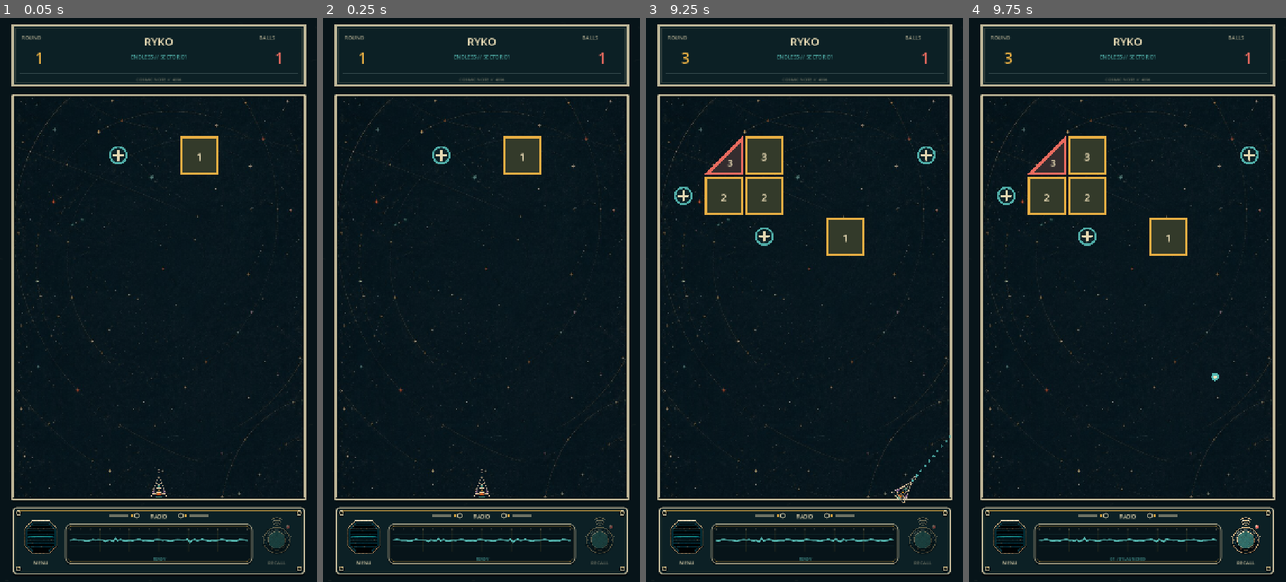
Above: before the commit, frames 1-4 (left to right).
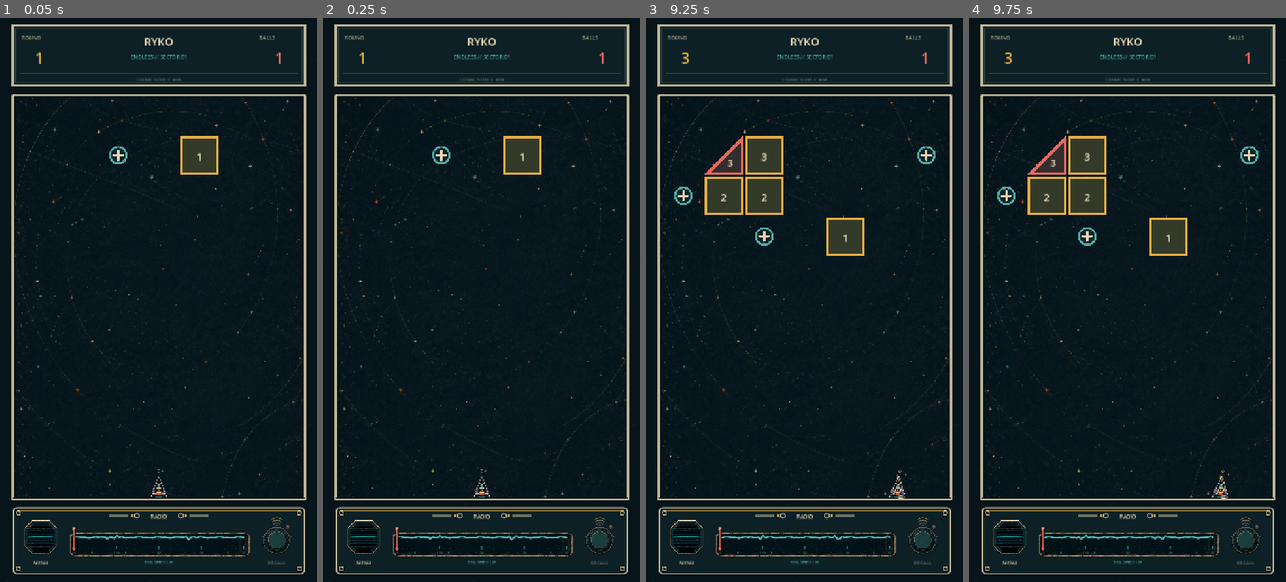
Above: after the commit, the same moments.

Repository: dfagaras/ryko-game
Game: Godot game, scene res://scenes/main.tscn
The game is run twice, just before and just after one commit, with the same random seed, the same clock (stepped at 60 frames per second) and the same inputs.
Inputs (mouse positions are in pixels of both pictures, inside the frame that each line leads up to):
- Up to frame 1 (0.05 s): no input
- Up to frame 2 (0.25 s): no input
- Up to frame 3 (9.25 s): tap Enter at 0.5, 4.25, 8 s; move the mouse to (874, 271) at 0.52 s; click (874, 271) at 0.67 s; tap Space at 1.25, 5.75 s; drag from (741, 328) to (788, 412) at 1.27 s; move the mouse to (836, 175) at 2.02 s; click (836, 175) at 2.17 s; drag from (788, 412) to (709, 215) at 2.77 s; move the mouse to (899, 384) at 3.52 s; click (899, 384) at 3.67 s; drag from (709, 215) to (756, 159) at 4.27 s; move the mouse to (820, 300) at 5.02 s; click (820, 300) at 5.17 s; drag from (756, 159) to (741, 328) at 5.77 s; move the mouse to (874, 271) at 6.52 s; click (874, 271) at 6.67 s; drag from (741, 328) to (788, 412) at 7.27 s; move the mouse to (836, 175) at 8.02 s; click (836, 175) at 8.17 s; drag from (788, 412) to (709, 215) at 8.77 s
- Up to frame 4 (9.75 s): move the mouse to (1222, 384) at 9.52 s; click (1222, 384) at 9.67 s

The runs differ from the first frame. In frame 1, 1.5% of the frame differs, in the area x 20-80%, y 89-97%; in frame 2, 1.5%; in frame 3, 1.7%; in frame 4, 1.9%, in the area x 20-92%, y 62-97%.

Commit message:
feat: add 2D speed waveboard and expanded audio

Diff:
--- a/scripts/main.gd
+++ b/scripts/main.gd
@@ -43,6 +43,10 @@
 const BALL_COLLISION_LAYER := 2
 const BLOCK_COLLISION_LAYER := 4
 const BALL_LAUNCH_INTERVAL := 0.075
+const BALL_SPEED_MULTIPLIERS := [1.0, 1.5, 2.0, 3.0, 4.0]
+const BALL_SPEED_LABELS := ["1x", "1.5x", "2x", "3x", "4x"]
+const SPEED_NEEDLE_SMOOTHING := 9.0
+const SPEED_CHANGE_SMOOTHING := 5.0
 const PICKUP_RADIUS := 19.0
 const TRIANGLE_CHANCE := 0.28
 const TRIANGLE_ORIENTATIONS := ["top_left", "top_right", "bottom_left", "bottom_right"]
@@ -74,7 +78,12 @@
 	"SOFT TAP",
 	"GLASS CHIME",
 	"RUBBER POP",
-	"RETRO BLIP"
+	"RETRO BLIP",
+	"PING PONG",
+	"FELT BOUNCE",
+	"CORK TAP",
+	"BUBBLE DROP",
+	"MOON DUST"
 ]
 const BACKGROUND_NAMES := [
 	"STAR CHART",
@@ -106,7 +115,7 @@
 const CREAM := Color("#f2e3bb")
 const PAPER_FIBER := Color("#b9a984")
 const PAPER_SHADOW := Color("#020b0e")
-const BALL_SOUND_ACCENTS := [AMBER, AQUA, ION_BLUE, CORAL, PHASE_BLUE]
+const BALL_SOUND_ACCENTS := [AMBER, AQUA, ION_BLUE, CORAL, PHASE_BLUE, CREAM, MUTED, DENSE_ORANGE, GHOST_PURPLE, AQUA]
 
 # Full-cell paper illustrations. Geometry, collision borders and HP text remain
 # code-driven so the artwork can never alter gameplay alignment or readability.
@@ -122,6 +131,7 @@
 const LAUNCHER_TEXTURE: Texture2D = preload("res://assets/launcher/retro_cannon.png")
 const MENU_SPEAKER_TEXTURE: Texture2D = preload("res://assets/ui/menu_speaker_2d.png")
 const RECALL_KNOB_TEXTURE: Texture2D = preload("res://assets/ui/recall_knob_2d.png")
+const RADIO_WAVEBOARD_TEXTURE: Texture2D = preload("res://assets/ui/radio_waveboard_2d.png")
 const BACKGROUND_TEXTURES: Array[Texture2D] = [
 	preload("res://assets/backgrounds/star_chart.jpg"),
 	preload("res://assets/backgrounds/mission_log.jpg"),
@@ -143,6 +153,7 @@
 
 var aim_direction := Vector2(0, -1)
 var is_aiming := false
+var aim_gesture_active := false
 var drag_origin := Vector2.ZERO
 var pull_distance := 0.0
 var pull_strength := 0.0
@@ -166,6 +177,12 @@
 var menu_page := 0
 var selected_background := 0
 var selected_ball_sound := 0
+var selected_ball_speed := 0
+var ball_speed_multiplier := 1.0
+var target_ball_speed_multiplier := 1.0
+var speed_needle_position := 0.0
+var speed_needle_target := 0.0
+var is_dragging_speed_needle := false
 var radio_hit_energy := 0.0
 var radio_phase := 0.0
 var radio_clear_elapsed := RADIO_CLEAR_DURATION
@@ -182,6 +199,7 @@
 func _ready() -> void:
 	fallback_font = ThemeDB.fallback_font
 	_load_settings()
+	_apply_loaded_speed_setting()
 	_create_radio_audio()
 	_create_boundaries()
 	_start_new_run()
@@ -280,6 +298,27 @@
 			var phase := TAU * frequency * time
 			var rounded_square := sin(phase) * 0.78 + sin(phase * 3.0) * 0.12
 			return rounded_square * attack * decay * 0.64
+		5: # Ping pong: hollow plastic shell with a soft double resonance.
+			var decay := exp(-time * 44.0)
+			var shell := sin(TAU * 930.0 * time) * 0.48 + sin(TAU * 1280.0 * time) * 0.22
+			return shell * attack * decay * 0.58
+		6: # Felt bounce: muted cloth-covered impact with almost no bright attack.
+			var decay := exp(-time * 55.0)
+			var hush := sin(TAU * 310.0 * time) * 0.54 + sin(TAU * 470.0 * time) * 0.16
+			return hush * attack * attack * decay * 0.48
+		7: # Cork tap: warm, dry body with a very short wooden overtone.
+			var decay := exp(-time * 48.0)
+			var cork := sin(TAU * 610.0 * time) * 0.55 + sin(TAU * 285.0 * time) * 0.24
+			return cork * attack * decay * 0.57
+		8: # Bubble drop: rounded upward chirp with no sharp transient.
+			var decay := exp(-time * 31.0)
+			var phase := TAU * (330.0 * time + 1450.0 * time * time)
+			return (sin(phase) * 0.78 + sin(phase * 0.5) * 0.12) * attack * decay * 0.58
+		9: # Moon dust: a soft airy tick over a low, distant pulse.
+			var decay := exp(-time * 39.0)
+			var dust := sin(TAU * 760.0 * time + sin(TAU * 91.0 * time) * 0.45) * 0.28
+			var body := sin(TAU * 240.0 * time) * 0.42
+			return (dust + body) * attack * decay * 0.50
 		_: # Warm pulse: the current pleasant cosmic pluck.
 			var decay := exp(-time * 42.0)
 			var phase := TAU * (840.0 * time - 1250.0 * time * time)
@@ -298,6 +337,33 @@
 		block_hit_audio_players[0].play()
 
 
+func _speed_position_for_index(speed_index: int) -> float:
+	return float(clampi(speed_index, 0, BALL_SPEED_MULTIPLIERS.size() - 1)) / float(BALL_SPEED_MULTIPLIERS.size() - 1)
+
+
+func _speed_multiplier_from_position(position: float) -> float:
+	var scaled := clampf(position, 0.0, 1.0) * float(BALL_SPEED_MULTIPLIERS.size() - 1)
+	var lower_index := mini(int(floor(scaled)), BALL_SPEED_MULTIPLIERS.size() - 1)
+	var upper_index := mini(lower_index + 1, BALL_SPEED_MULTIPLIERS.size() - 1)
+	return lerpf(float(BALL_SPEED_MULTIPLIERS[lower_index]), float(BALL_SPEED_MULTIPLIERS[upper_index]), scaled - float(lower_index))
+
+
+func _apply_loaded_speed_setting() -> void:
+	selected_ball_speed = clampi(selected_ball_speed, 0, BALL_SPEED_MULTIPLIERS.size() - 1)
+	speed_needle_position = _speed_position_for_index(selected_ball_speed)
+	speed_needle_target = speed_needle_position
+	ball_speed_multiplier = float(BALL_SPEED_MULTIPLIERS[selected_ball_speed])
+	target_ball_speed_multiplier = ball_speed_multiplier
+
+
+func _select_ball_speed(speed_index: int, save_setting: bool = true) -> void:
+	selected_ball_speed = clampi(speed_index, 0, BALL_SPEED_MULTIPLIERS.size() - 1)
+	speed_needle_target = _speed_position_for_index(selected_ball_speed)
+	target_ball_speed_multiplier = float(BALL_SPEED_MULTIPLIERS[selected_ball_speed])
+	if save_setting:
+		_save_settings()
+
+
 func _play_block_hit_sound() -> void:
 	if block_hit_audio_players.is_empty():
 		return
@@ -313,6 +379,8 @@
 	radio_phase = fposmod(radio_phase + delta, TAU)
 	radio_hit_energy = move_toward(radio_hit_energy, 0.0, delta * 1.65)
 	radio_clear_elapsed = minf(RADIO_CLEAR_DURATION, radio_clear_elapsed + delta)
+	speed_needle_position = lerpf(speed_needle_position, speed_needle_target, 1.0 - exp(-SPEED_NEEDLE_SMOOTHING * delta))
+	ball_speed_multiplier = move_toward(ball_speed_multiplier, target_ball_speed_multiplier, SPEED_CHANGE_SMOOTHING * delta)
 
 
 func _pulse_radio(amount: float = 0.3) -> void:
@@ -345,12 +413,14 @@
 		return
 	selected_background = clampi(int(config.get_value("visual", "background", 0)), 0, BACKGROUND_NAMES.size() - 1)
 	selected_ball_sound = clampi(int(config.get_value("audio", "ball_sound", 0)), 0, BALL_SOUND_NAMES.size() - 1)
+	selected_ball_speed = clampi(int(config.get_value("gameplay", "ball_speed", 0)), 0, BALL_SPEED_MULTIPLIERS.size() - 1)
 
 
 func _save_settings() -> void:
 	var config := ConfigFile.new()
 	config.set_value("visual", "background", selected_background)
 	config.set_value("audio", "ball_sound", selected_ball_sound)
+	config.set_value("gameplay", "ball_speed", selected_ball_speed)
 	config.save(SETTINGS_PATH)
 
 
@@ -384,6 +454,7 @@
 	first_return_recorded = false
 	aim_direction = Vector2(0, -1)
 	is_aiming = false
+	aim_gesture_active = false
 	pull_distance = 0.0
 	pull_strength = 0.0
 	launched_ball_count = 0
@@ -748,6 +819,20 @@
 	return Rect2(Vector2(34.0, 1120.0), Vector2(112.0, 132.0))
 
 
+func _radio_scope_outer_rect() -> Rect2:
+	var footer := Rect2(BOARD_LEFT, 1110.0, BOARD_RIGHT - BOARD_LEFT, 152.0)
+	return Rect2(footer.position + Vector2(119.0, 37.0), Vector2(footer.size.x - 238.0, 92.0))
+
+
+func _radio_speed_track_rect() -> Rect2:
+	var scope := _radio_scope_outer_rect()
+	return Rect2(scope.position + Vector2(20.0, 12.0), Vector2(scope.size.x - 40.0, 38.0))
+
+
+func _radio_speed_interaction_rect() -> Rect2:
+	return _radio_scope_outer_rect().grow(-5.0)
+
+
 func _menu_theme_rect(display_slot: int) -> Rect2:
 	var column := display_slot % 2
 	var row := display_slot / 2
@@ -775,7 +860,9 @@
 
 
 func _menu_ball_sound_option_rect(sound_index: int) -> Rect2:
-	return Rect2(Vector2(64.0, 145.0 + sound_index * 135.0), Vector2(592.0, 112.0))
+	var column := sound_index % 2
+	var row := floori(float(sound_index) / 2.0)
+	return Rect2(Vector2(44.0 + column * 326.0, 145.0 + row * 135.0), Vector2(306.0, 112.0))
 
 
 func _legend_back_rect() -> Rect2:
@@ -794,9 +881,56 @@
 	menu_open = true
 	menu_page = 0
 	is_aiming = false
+	aim_gesture_active = false
 	pull_distance = 0.0
 	pull_strength = 0.0
 	queue_redraw()
+
+
+func _update_speed_needle_drag(pointer: Vector2) -> void:
+	var track := _radio_speed_track_rect()
+	var normalized := clampf((pointer.x - track.position.x) / track.size.x, 0.0, 1.0)
+	speed_needle_target = normalized
+	target_ball_speed_multiplier = _speed_multiplier_from_position(normalized)
+	selected_ball_speed = clampi(int(round(normalized * float(BALL_SPEED_MULTIPLIERS.size() - 1))), 0, BALL_SPEED_MULTIPLIERS.size() - 1)
+
+
+func _finish_speed_needle_drag() -> void:
+	is_dragging_speed_needle = false
+	_select_ball_speed(selected_ball_speed, true)
+	queue_redraw()
+
+
+func _handle_speed_needle_input(event: InputEvent) -> bool:
+	if event is InputEventScreenTouch:
+		if event.pressed and _radio_speed_interaction_rect().has_point(event.position):
+			is_dragging_speed_needle = true
+			_update_speed_needle_drag(event.position)
+			queue_redraw()
+			return true
+		if not event.pressed and is_dragging_speed_needle:
+			_update_speed_needle_drag(event.position)
+			_finish_speed_needle_drag()
+			return true
+	elif event is InputEventScreenDrag and is_dragging_speed_needle:
+		_update_speed_needle_drag(event.position)
+		queue_redraw()
+		return true
+	elif event is InputEventMouseButton and event.button_index == MOUSE_BUTTON_LEFT:
+		if event.pressed and _radio_speed_interaction_rect().has_point(event.position):
+			is_dragging_speed_needle = true
+			_update_speed_needle_drag(event.position)
+			queue_redraw()
+			return true
+		if not event.pressed and is_dragging_speed_needle:
+			_update_speed_needle_drag(event.position)
+			_finish_speed_needle_drag()
+			return true
+	elif event is InputEventMouseMotion and is_dragging_speed_needle:
+		_update_speed_needle_drag(event.position)
+		queue_redraw()
+		return true
+	return false
 
 
 func _handle_menu_press(pointer: Vector2) -> void:
@@ -861,6 +995,9 @@
 			_handle_menu_press(pressed_position)
 		return
 
+	if _handle_speed_needle_input(event):
+		return
+
 	if pressed_position.x >= 0.0 and _menu_button_rect().has_point(pressed_position):
 		_open_menu()
 		return
@@ -890,24 +1027,25 @@
 	if event is InputEventScreenTouch:
 		if event.pressed:
 			_begin_aim(event.position)
-		else:
+		elif aim_gesture_active:
 			_release_aim()
 		queue_redraw()
-	elif event is InputEventScreenDrag:
+	elif event is InputEventScreenDrag and aim_gesture_active:
 		_update_drag_aim(event.position)
 		queue_redraw()
 	elif event is InputEventMouseButton and event.button_index == MOUSE_BUTTON_LEFT:
 		if event.pressed:
 			_begin_aim(event.position)
-		else:
+		elif aim_gesture_active:
 			_release_aim()
 		queue_redraw()
-	elif event is InputEventMouseMotion and Input.is_mouse_button_pressed(MOUSE_BUTTON_LEFT):
+	elif event is InputEventMouseMotion and aim_gesture_active and Input.is_mouse_button_pressed(MOUSE_BUTTON_LEFT):
 		_update_drag_aim(event.position)
 		queue_redraw()
 
 
 func _begin_aim(pointer: Vector2) -> void:
+	aim_gesture_active = true
 	drag_origin = pointer
 	pull_distance = 0.0
 	pull_strength = 0.0
@@ -939,6 +1077,7 @@
 func _release_aim() -> void:
 	if is_aiming and pull_distance >= RELEASE_PULL_DISTANCE:
 		_launch_volley()
+	aim_gesture_active = false
 	is_aiming = false
 	pull_distance = 0.0
 	pull_strength = 0.0
@@ -1005,7 +1144,7 @@
 	add_child(body)
 	balls.append({
 		"body": body,
-		"velocity": volley_direction * BALL_SPEED,
+		"velocity": volley_direction * BALL_SPEED * ball_speed_multiplier,
 		"returned": false,
 		"ghost": false,
 		"supernova": false,
@@ -1035,7 +1174,7 @@
 	launch_timer -= delta
 	while launched_ball_count < ball_count and launch_timer <= 0.0:
 		_spawn_volley_ball()
-		launch_timer += BALL_LAUNCH_INTERVAL
+		launch_timer += BALL_LAUNCH_INTERVAL / maxf(ball_speed_multiplier, 0.01)
 
 	for entry in balls:
 		if bool(entry["returned"]):
@@ -1044,10 +1183,12 @@
 		if not is_instance_valid(body):
 			continue
 		var velocity: Vector2 = entry["velocity"]
+		velocity = velocity.normalized() * BALL_SPEED * ball_speed_multiplier
+		entry["velocity"] = velocity
 		var previous_position := body.position
 		var collision := body.move_and_collide(velocity * delta)
 		if collision:
-			velocity = velocity.bounce(collision.get_normal()).normalized() * BALL_SPEED
+			velocity = velocity.bounce(collision.get_normal()).normalized() * BALL_SPEED * ball_speed_multiplier
 			entry["velocity"] = velocity
 			var collider := collision.get_collider()
 			if collider is StaticBody2D and collider.get_meta("kind", "") == "block":
@@ -2080,22 +2221,13 @@
 
 	_draw_integrated_menu_speaker(Vector2(rect.position.x + 64.0, rect.position.y + 69.0))
 
-	# The oscilloscope now owns nearly all space between the two physical controls.
-	var scope_outer := Rect2(rect.position + Vector2(119.0, 37.0), Vector2(rect.size.x - 238.0, 92.0))
-	_draw_rounded_panel(Rect2(scope_outer.position + Vector2(0.0, 3.0), scope_outer.size), Color(PAPER_SHADOW, 0.88), Color(PAPER_SHADOW, 0.88), 0.0, 14.0)
-	_draw_rounded_panel(scope_outer, Color(BG, 1.0), Color(CREAM, 0.60), 2.0, 14.0)
-	_draw_rounded_panel(scope_outer.grow(-5.0), Color(BG, 0.98), Color(AMBER, 0.17), 1.0, 10.0)
-	var wave_rect := Rect2(scope_outer.position + Vector2(13.0, 11.0), Vector2(scope_outer.size.x - 26.0, 53.0))
-	_draw_radio_scope_grid(wave_rect)
+	# Keep the exact existing scope rectangle; the static housing is now the
+	# approved 2D asset while waveform, needle and labels remain interactive.
+	var scope_outer := _radio_scope_outer_rect()
+	draw_texture_rect(RADIO_WAVEBOARD_TEXTURE, scope_outer, false)
+	var wave_rect := _radio_speed_track_rect()
 	_draw_radio_waveform(wave_rect)
-	var status := "READY"
-	if radio_clear_elapsed < RADIO_CLEAR_DURATION:
-		status = "FIELD CLEAR"
-	elif state == TurnState.FIRING:
-		status = "%02d / %02d LAUNCHED" % [launched_ball_count, ball_count]
-	elif state == TurnState.ADVANCING:
-		status = "ROW SHIFT"
-	_draw_centered_label(status, Vector2(wave_rect.get_center().x, scope_outer.end.y - 13.0), 9, Color(AQUA, 0.82))
+	_draw_radio_speed_control(scope_outer, wave_rect)
 	_draw_integrated_recall_knob(Vector2(rect.end.x - 64.0, rect.position.y + 69.0))
 
 
@@ -2138,6 +2270,26 @@
 		var angle := rotation + TAU * float(index) / float(sides)
 		points.append(center + Vector2(cos(angle), sin(angle)) * radius)
 	return points
+
+
+func _draw_radio_speed_control(scope_rect: Rect2, wave_rect: Rect2) -> void:
+	for speed_index in range(BALL_SPEED_MULTIPLIERS.size()):
+		var ratio := _speed_position_for_index(speed_index)
+		var x := lerpf(wave_rect.position.x, wave_rect.end.x, ratio)
+		draw_line(Vector2(x, wave_rect.end.y + 2.0), Vector2(x, wave_rect.end.y + 7.0), Color(AQUA, 0.72), 1.5, true)
+		_draw_centered_label(BALL_SPEED_LABELS[speed_index], Vector2(x, wave_rect.end.y + 14.0), 7, Color(AQUA, 0.76))
+
+	var needle_x := lerpf(wave_rect.position.x, wave_rect.end.x, speed_needle_position)
+	var needle_top := wave_rect.position.y - 1.0
+	var needle_bottom := wave_rect.end.y + 7.0
+	draw_line(Vector2(needle_x + 1.5, needle_top + 1.5), Vector2(needle_x + 1.5, needle_bottom + 1.5), Color(PAPER_SHADOW, 0.78), 4.0, true)
+	draw_line(Vector2(needle_x, needle_top), Vector2(needle_x, needle_bottom), Color(CORAL, 0.96), 2.2, true)
+	draw_circle(Vector2(needle_x, needle_top), 3.8, Color(CORAL, 0.92))
+	draw_circle(Vector2(needle_x, needle_top), 1.5, CREAM)
+	draw_circle(Vector2(needle_x, needle_bottom), 3.2, Color(CORAL, 0.88))
+
+	var speed_text := "BALL SPEED %sX" % String.num(ball_speed_multiplier, 2)
+	_draw_centered_label(speed_text, Vector2(scope_rect.get_center().x, scope_rect.end.y - 6.0), 8, Color(AQUA, 0.90))
 
 
 func _draw_radio_scope_grid(rect: Rect2) -> void:
@@ -2280,10 +2432,10 @@
 	var accent: Color = BALL_SOUND_ACCENTS[sound_index]
 	draw_rect(rect, Color(PLAYFIELD_BG, 0.96), true)
 	draw_rect(rect, accent if selected else Color(CREAM, 0.34), false, 4.0 if selected else 2.0, true)
-	_draw_centered_label("%02d" % [sound_index + 1], Vector2(rect.position.x + 42.0, rect.position.y + 32.0), 15, accent)
-	draw_string(fallback_font, rect.position + Vector2(78.0, 38.0), BALL_SOUND_NAMES[sound_index], HORIZONTAL_ALIGNMENT_LEFT, 190.0, 16, CREAM)
-	draw_string(fallback_font, rect.position + Vector2(78.0, 75.0), "SELECTED" if selected else "TAP TO PREVIEW", HORIZONTAL_ALIGNMENT_LEFT, 190.0, 10, accent if selected else Color(CREAM, 0.48))
-	var wave_rect := Rect2(rect.position + Vector2(304.0, 24.0), Vector2(258.0, 64.0))
+	_draw_centered_label("%02d" % [sound_index + 1], Vector2(rect.position.x + 27.0, rect.position.y + 28.0), 13, accent)
+	draw_string(fallback_font, rect.position + Vector2(52.0, 33.0), BALL_SOUND_NAMES[sound_index], HORIZONTAL_ALIGNMENT_LEFT, 238.0, 13, CREAM)
+	draw_string(fallback_font, rect.position + Vector2(52.0, 58.0), "SELECTED" if selected else "TAP TO PREVIEW", HORIZONTAL_ALIGNMENT_LEFT, 238.0, 9, accent if selected else Color(CREAM, 0.48))
+	var wave_rect := Rect2(rect.position + Vector2(24.0, 72.0), Vector2(258.0, 27.0))
 	draw_line(Vector2(wave_rect.position.x, wave_rect.get_center().y), Vector2(wave_rect.end.x, wave_rect.get_center().y), Color(CREAM, 0.10), 1.0, true)
 	var points := PackedVector2Array()
 	for point_index in range(49):
@@ -2292,7 +2444,7 @@
 		var frequency: float = float([5.5, 4.0, 10.0, 3.0, 7.0][sound_index])
 		var secondary := sin(ratio * TAU * (frequency * 1.7 + 1.0)) * (0.42 if sound_index == 2 else 0.20)
 		var wave_sample := (sin(ratio * TAU * frequency) + secondary) * envelope
-		points.append(Vector2(lerpf(wave_rect.position.x, wave_rect.end.x, ratio), wave_rect.get_center().y - wave_sample * 25.0))
+		points.append(Vector2(lerpf(wave_rect.position.x, wave_rect.end.x, ratio), wave_rect.get_center().y - wave_sample * 11.0))
 	if points.size() > 1:
 		draw_polyline(points, accent, 2.2, true)
 
Binary file added: assets/ui/radio_waveboard_2d.png
Not shown, added: assets/ui/radio_waveboard_2d.png.import
